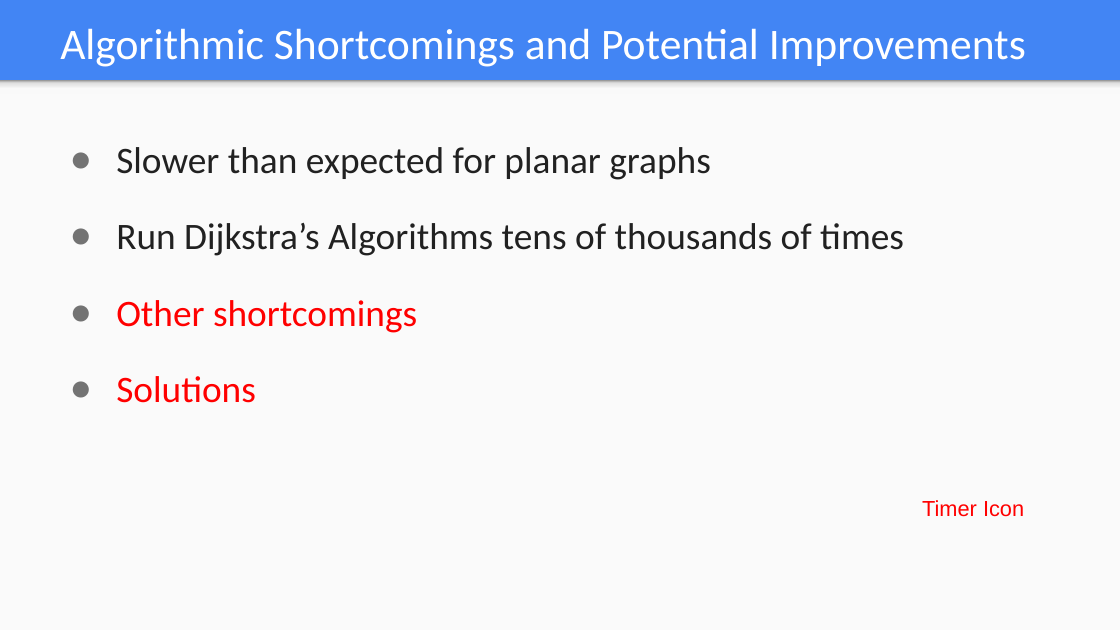
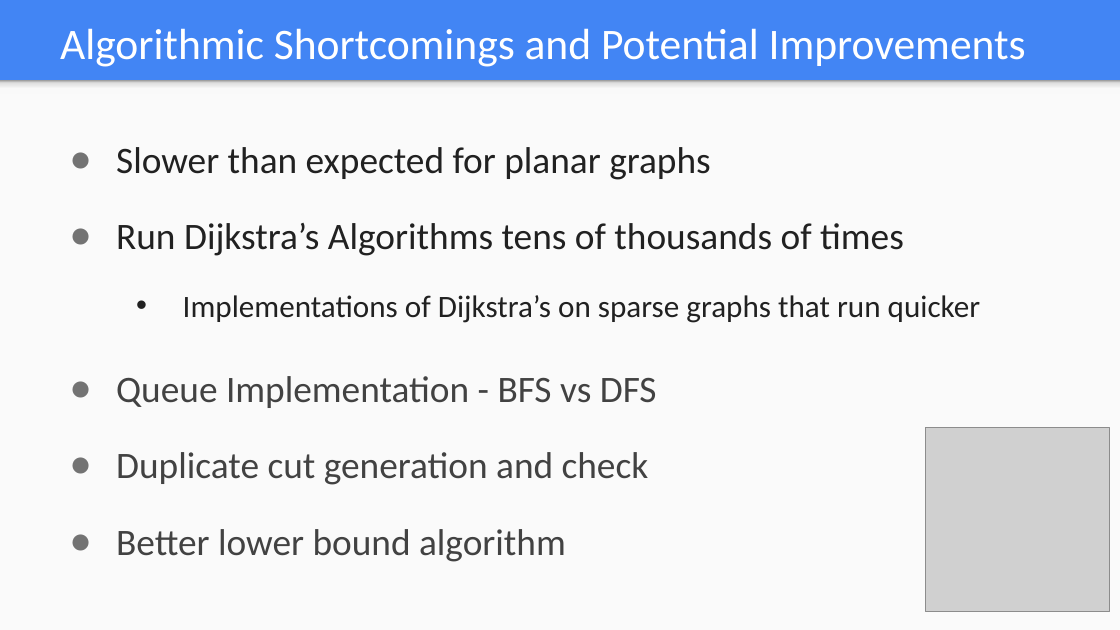
Before and after one commit to aggardner/574_max_cut, a slide deck: slide 11 of Max_Cut_ppt.pptx (slide 10 before the commit). Drawn at 1120x630 pixels with LibreOffice and Linux fonts; fonts in the diff are those of the drawing; grey boxes stand for pictures. Boxes give left, top, right and bottom in pixels: in the first picture for what was removed or moved away, otherwise in the second. Text is boxed around its words. In the diff, an @@ line names an element or a change of style, - is before the commit and + after.

Commit message:
algorithmic improvements
fixed a janky while loop - paper and report changes as well

```diff
--- a/Max_Cut_ppt.pptx
+++ b/Max_Cut_ppt.pptx
@@ text added at (183, 295, 980, 323), 20 pt, text #212121 @@
+        • Implementations of Dijkstra’s on sparse graphs that run quicker
@@ text at (116, 376, 657, 562): text changed; text colour #FF0000 to #424242 @@
-● Other shortcomings
-● Solutions
+● Queue Implementation - BFS vs DFS
+● Duplicate cut generation and check
+● Better lower bound algorithm
@@ picture added at (925, 428, 1110, 612) @@
@@ text removed at (922, 500, 1024, 517) @@
-Timer Icon
```
Also in this commit, not shown: 8 other slides changed, 2 slides added, 1 slide removed, 9 other files.
